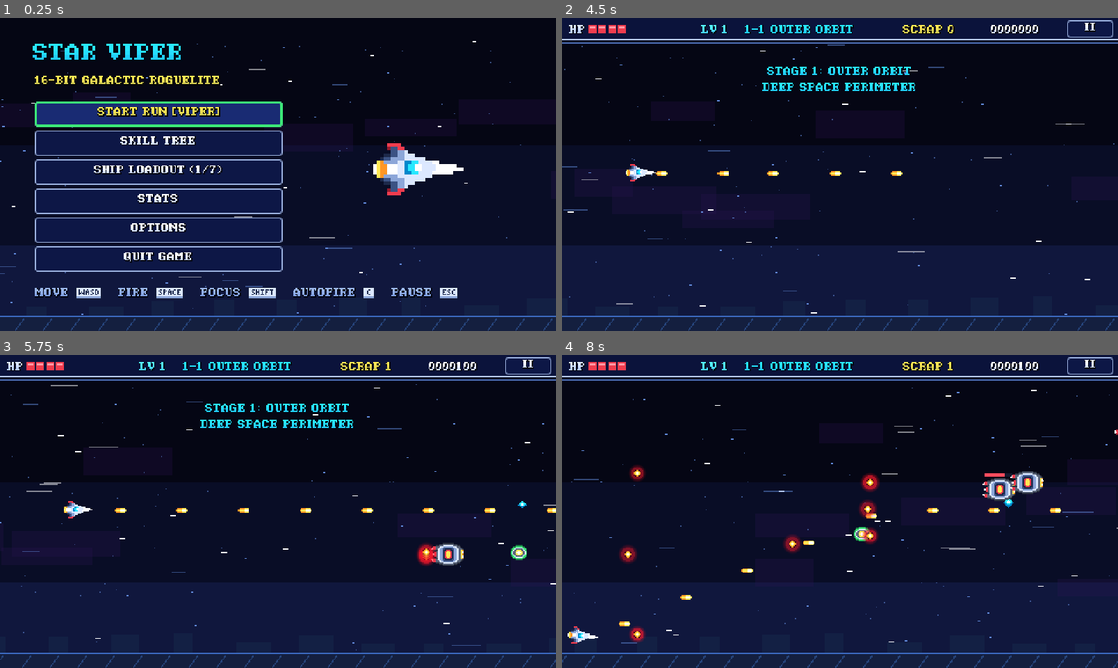
Above: before the commit, frames 1-4 (two rows, left to right).
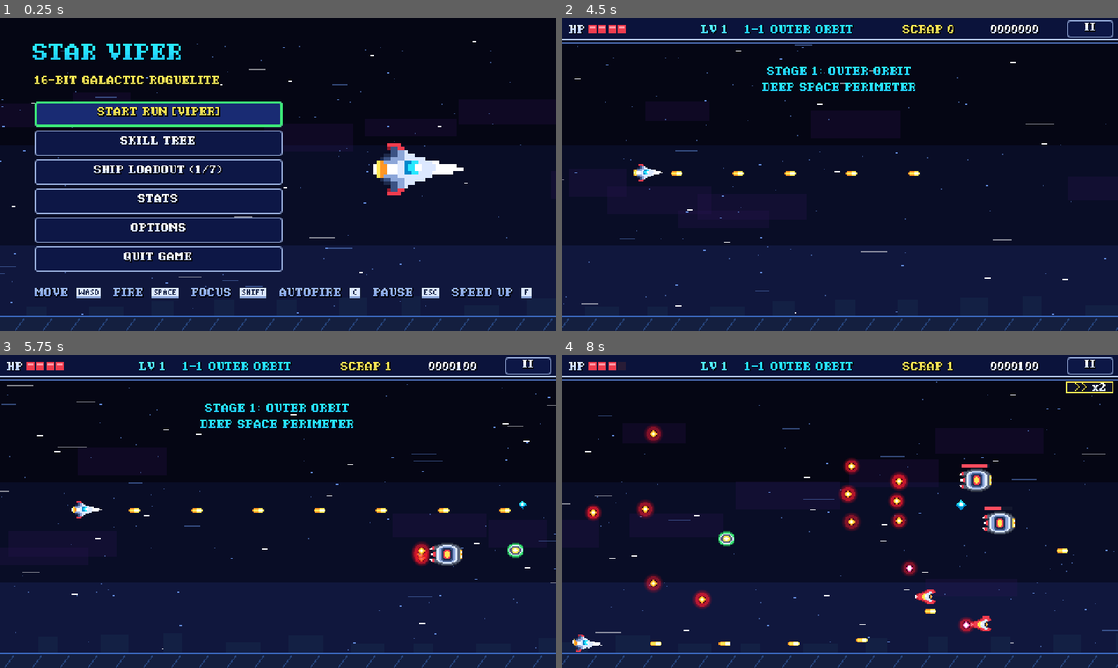
Above: after the commit, the same moments.

Repository: mwgit993/spacegame
Game: Godot game, scene res://scenes/main.tscn
Two runs of this game, one before a commit and one after it. Both use one fixed random seed, a clock stepped at 60 frames per second and the inputs below.
Inputs (mouse positions are in pixels of both pictures, inside the frame that each line leads up to):
- Up to frame 1 (0.25 s): no input
- Up to frame 2 (4.5 s): click "START RUN [VIPER]" at 0.5 s; tap Enter at 1.25 s; move the mouse to (962, 158) at 1.27 s; hold D 1.28-2 s; hold F 1.28-2 s; click (962, 158) at 1.42 s; tap Space at 1.52, 1.82 s; drag from (728, 190) to (812, 237) at 2.02 s; move the mouse to (895, 105) at 2.77 s; hold D 2.78-3.5 s; hold F 2.78-3.5 s; tap P at 2.85 s; click "II" at 3.5 s; click "RESUME" at 4.25 s
- Up to frame 3 (5.75 s): drag from (250, 574) to (77, 511) at 5.02 s
- Up to frame 4 (8 s): move the mouse to (1006, 558) at 5.77 s; hold A 5.78-6.5 s; hold F 5.78-6.5 s; tap Enter at 5.85 s; tap Space at 6.02, 6.32 s; drag from (673, 464) to (584, 511) at 6.52 s; move the mouse to (867, 511) at 7.27 s; hold S from 7.28 s (still down); hold F from 7.28 s (still down); tap 1 at 7.35 s; click (867, 511) at 7.42 s

The runs differ from the first frame. In frame 1, 1.5% of the frame differs, in the area x 20-96%, y 86-90%; in frame 2, 1.4%; in frame 3, 2.1%; in frame 4, 6.5%, in the area x 0-100%, y 2-100%.

Commit message:
Add a speed-up button: hold or toggle RT / F to play at 2x
Holding the right trigger (or F) runs the flight at 2x so strong ships can
blast through a stage. OPTIONS gets a SPEED UP row to switch between HOLD
(default) and TOGGLE; the choice is saved, and older saves load as HOLD.

- 2x is Engine.time_scale = 2 plus double physics ticks, only in PLAYING and
  the hyperspace jump. `state` now has a setter that drops to 1x on every
  other state (pause, draft, game over, retire, title, menus), so it can't
  get stuck. In TOGGLE mode the 2x carries on after a level-up draft but
  pausing or leaving the run turns it off.
- RT uses press/release hysteresis so a toggle flips once per pull. RT is no
  longer a fire button; A and X still fire.
- Shots move in _process, so at 2x they could skip over small hitboxes
  between overlap checks (rail vs scout: 95% of hits at 1x, 76% at 2x).
  While sped up, each shot adds a capsule over its path this frame, which
  restores 100% at 60 fps. 1x behaviour is unchanged.
- Vacuumed pickups use move_toward so they can't orbit the ship when one
  2x frame's pull is longer than the 13 px grab radius (seen at 30 fps).
- ">> x2" HUD badge under the pause button, "SPEED UP" in the title-screen
  controls legend, a `speed` prompt action (F key cap / RT glyph).
- Music and SFX keep normal tempo and pitch (checked).
- Smoke test covers hold, toggle, trigger hysteresis, every exit from flight,
  the shot sweep, the options row, and save/load including old saves.

Co-Authored-By: Claude Opus 5.5 <noreply@anthropic.com>
Claude-Session: https://claude.ai/code/session_01QzWfS8HhLXZgxrKCXtHNUQ

Diff:
--- a/scripts/autoload/input_prompts.gd
+++ b/scripts/autoload/input_prompts.gd
@@ -41,6 +41,7 @@
 	"fire": {"kbm": ["key_SPACE"], "pad": ["pad_a"]},
 	"focus": {"kbm": ["key_SHIFT"], "pad": ["pad_lb"]},
 	"autofire": {"kbm": ["key_C"], "pad": ["pad_y"]},
+	"speed": {"kbm": ["key_F"], "pad": ["pad_rt"]},
 }
 
 # 3x5 pixel font for key caps and small button labels (M, N and W are wider).
--- a/scripts/autoload/meta_save.gd
+++ b/scripts/autoload/meta_save.gd
@@ -40,6 +40,7 @@
 var default_autofire: bool = true
 var fullscreen_enabled: bool = false
 var touch_mode: int = 0 # 0 = AUTO (shows on touch), 1 = ALWAYS ON (phone/mouse test), 2 = OFF
+var speed_up_toggle: bool = false # Speed-up button (RT / F): false = HOLD for 2x, true = press to TOGGLE 2x
 
 # Rogue Legacy-style Skill Tree node levels & Fleet Loadout!
 var tree_levels: Dictionary = {"core_root": 1}
@@ -328,6 +329,7 @@
 		"default_autofire": default_autofire,
 		"fullscreen_enabled": fullscreen_enabled,
 		"touch_mode": touch_mode,
+		"speed_up_toggle": speed_up_toggle,
 		"selected_ship": selected_ship,
 		"tree_version": TREE_VERSION,
 		"tree_levels": tree_levels,
@@ -397,6 +399,7 @@
 	default_autofire = bool(data.get("default_autofire", true))
 	fullscreen_enabled = bool(data.get("fullscreen_enabled", false))
 	touch_mode = int(data.get("touch_mode", 0))
+	speed_up_toggle = bool(data.get("speed_up_toggle", false))
 
 	_init_default_tree()
 	# _init_default_tree() resets the ship, so restore the saved choice afterwards.
--- a/scripts/bullet.gd
+++ b/scripts/bullet.gd
@@ -49,6 +49,10 @@
 var _anim_timer: float = 0.0
 var _wave_base_pos: Vector2 = Vector2.ZERO
 var _wave_time: float = 0.0
+# Speed-up only: capsule covering the stretch flown this frame (see _update_sweep)
+var _sweep_node: CollisionShape2D = null
+var _sweep_shape: CapsuleShape2D = null
+var _sweep_back: Vector2 = Vector2.ZERO
 
 
 func setup(
@@ -122,6 +126,7 @@
 
 
 func _process(delta: float) -> void:
+	var prev_pos: Vector2 = global_position
 	if slow_timer > 0.0:
 		slow_timer -= delta
 		delta *= slow_factor
@@ -220,8 +225,42 @@
 		queue_free()
 		return
 
+	_update_sweep(prev_pos)
+
 	if global_position.x < -28.0 or global_position.x > 512.0 or global_position.y < 10.0 or global_position.y > 282.0:
 		queue_free()
+
+
+# Speed-up runs the clock at 2x, so a shot moves twice as far per frame and can jump clean over
+# a small hitbox between two overlap checks (movement happens in _process, so more physics ticks
+# don't help). While it's on, a capsule covering this frame's flight path closes that gap. At
+# normal speed the capsule stays off, so hits there are exactly as before.
+func _update_sweep(prev_pos: Vector2) -> void:
+	if Engine.time_scale <= 1.0:
+		if _sweep_node != null and not _sweep_node.disabled:
+			_sweep_node.disabled = true
+		return
+	if _sweep_node == null:
+		_sweep_shape = CapsuleShape2D.new()
+		_sweep_shape.radius = _shape_circle.radius
+		_sweep_shape.mid_height = 0.0
+		_sweep_node = CollisionShape2D.new()
+		_sweep_node.shape = _sweep_shape
+		add_child(_sweep_node)
+		_sweep_back = Vector2.ZERO
+	if _sweep_node.disabled:
+		_sweep_node.disabled = false
+	if _sweep_shape.radius != _shape_circle.radius:
+		_sweep_shape.radius = _shape_circle.radius
+	# Capsules run along local Y: stretch one from where the shot was to where it is now.
+	var back: Vector2 = to_local(prev_pos)
+	# A straight shot at a steady frame rate covers the same local stretch every frame, so skip
+	# the physics-server updates (most of this function's cost with 1000+ shots on screen).
+	if back.distance_squared_to(_sweep_back) < 0.04:
+		return
+	_sweep_back = back
+	_sweep_shape.mid_height = back.length()
+	_sweep_node.transform = Transform2D(back.angle() - PI * 0.5, back * 0.5)
 
 
 func _find_nearest_enemy(exclude_node: Node, skip_already_hit: bool = false) -> Node2D:
--- a/scripts/main.gd
+++ b/scripts/main.gd
@@ -377,7 +377,12 @@
 	},
 ]
 
-var state: State = State.TITLE
+# Every change goes through _on_state_changed(), so no way out of the flight can leave the
+# speed-up running.
+var state: State = State.TITLE:
+	set(value):
+		state = value
+		_on_state_changed()
 
 var starfield: StarfieldBg
 var world_root: Node2D
@@ -421,6 +426,19 @@
 var _opt_shake_btn: Button
 var _opt_touch_btn: Button
 var _opt_fullscreen_btn: Button
+var _opt_speed_btn: Button
+
+# Speed-up (RT / F): runs the flight at 2x, held or toggled per MetaSave.speed_up_toggle.
+const SPEED_UP_SCALE: float = 2.0
+# Trigger hysteresis: a pull counts once past PRESS and ends only below RELEASE, so a wobbly
+# half-pull can't flip TOGGLE mode twice.
+const SPEED_TRIGGER_PRESS: float = 0.55
+const SPEED_TRIGGER_RELEASE: float = 0.25
+var _speed_up_active: bool = false      # 2x currently applied to Engine.time_scale
+var _speed_toggle_on: bool = false      # TOGGLE mode: switched on by the last press
+var _speed_input_held: bool = false     # RT or F held on the previous update (edge detection)
+var _speed_trigger_down: bool = false   # RT inside its hysteresis "pressed" state
+var _base_physics_tps: int = 60
 
 # Analog stick UI navigation repeat timer
 var _joy_nav_cooldown: float = 0.0
@@ -495,6 +513,7 @@
 
 func _ready() -> void:
 	randomize()
+	_base_physics_tps = Engine.physics_ticks_per_second
 	MetaSave.apply_audio_and_display_settings()
 	_build_world()
 	_build_ui()
@@ -550,6 +569,8 @@
 	for s_idx: int in range(SkillTreeData.SHIPS.size()):
 		_select_loadout_slot(s_idx)
 		InputPrompts.set_gamepad(not InputPrompts.is_gamepad)
+	if not _smoke_check_speed_up():
+		smoke_ok = false
 	MetaSave.select_ship("neko")
 	_start_run()
 	_update_intro_warp(1.0)
@@ -685,6 +706,8 @@
 	player.invuln_timer = 0.0
 	player.take_player_hit()
 	MetaSave.reset_save()
+	if not _smoke_speed_is(false, "at the end of the smoke test"):
+		smoke_ok = false
 	if not smoke_ok:
 		push_error("STAR_VIPER_SMOKE_TEST_FAILED")
 		get_tree().quit(1)
@@ -740,6 +763,167 @@
 	return true
 
 
+# Speed-up button: HOLD and TOGGLE reach 2x only while flying, every way out of the flight drops
+# to 1x, a jittery trigger pull flips TOGGLE exactly once, shots sweep their path at 2x, and the
+# mode saves, loads, and defaults to HOLD for older saves.
+func _smoke_check_speed_up() -> bool:
+	var ok: bool = true
+	var saved_mode: bool = MetaSave.speed_up_toggle
+
+	# --- HOLD ---
+	MetaSave.speed_up_toggle = false
+	_start_run()
+	_update_speed_up(true, 0.0)
+	ok = _smoke_speed_is(false, "held during the intro warp") and ok
+	_update_intro_warp(1.0)
+	_update_intro_warp(1.0)
+	_update_speed_up(false, 0.0)
+	ok = _smoke_speed_is(false, "idle in flight") and ok
+	_update_speed_up(true, 0.0)
+	ok = _smoke_speed_is(true, "F held") and ok
+	var shot: GameBullet = player._spawn_player_bullet(Vector2(100.0, 120.0), Vector2(520.0, 0.0), 1.0, "bullet_rail", 0, false, 3.2)
+	shot._process(1.0 / 30.0)
+	if shot._sweep_node == null or shot._sweep_node.disabled or shot._sweep_shape.mid_height < 15.0:
+		push_error("SMOKE: speed-up: a 2x shot did not sweep its path")
+		ok = false
+	_update_speed_up(false, 0.0)
+	ok = _smoke_speed_is(false, "F released") and ok
+	shot._process(1.0 / 60.0)
+	if not shot._sweep_node.disabled:
+		push_error("SMOKE: speed-up: shot sweep still on at 1x")
+		ok = false
+	shot.queue_free()
+	_update_speed_up(false, 0.9)
+	ok = _smoke_speed_is(true, "RT pulled") and ok
+	_update_speed_up(false, 0.4)
+	ok = _smoke_speed_is(true, "RT eased back into the hysteresis band") and ok
+	_update_speed_up(false, 0.1)
+	ok = _smoke_speed_is(false, "RT released") and ok
+	_update_speed_up(true, 0.0)
+	_pause_game()
+	ok = _smoke_speed_is(false, "paused while held") and ok
+	_update_speed_up(true, 0.0)
+	ok = _smoke_speed_is(false, "held in the pause menu") and ok
+	_resume_game()
+	_update_speed_up(true, 0.0)
+	ok = _smoke_speed_is(true, "still held after resuming") and ok
+	_open_upgrade_draft()
+	ok = _smoke_speed_is(false, "level-up draft while held") and ok
+	_update_speed_up(true, 0.0)
+	ok = _smoke_speed_is(false, "held in the draft") and ok
+	_pick_draft_card(0)
+	_update_speed_up(true, 0.0)
+	ok = _smoke_speed_is(true, "still held after the draft") and ok
+	_begin_hyperspace_jump()
+	_update_speed_up(true, 0.0)
+	ok = _smoke_speed_is(true, "held during the hyperspace jump") and ok
+	_update_hyperspace(_hyper_duration + 0.5)
+	_update_speed_up(true, 0.0)
+	_on_player_died()
+	ok = _smoke_speed_is(false, "game over while held") and ok
+	_update_speed_up(true, 0.0)
+	ok = _smoke_speed_is(false, "held during the game-over delay") and ok
+	_enter_title()
+	_update_speed_up(false, 0.0)
+
+	# --- TOGGLE ---
+	MetaSave.speed_up_toggle = true
+	_start_run()
+	_update_intro_warp(1.0)
+	_update_intro_warp(1.0)
+	_update_speed_up(false, 0.0)
+	ok = _smoke_speed_is(false, "toggle idle") and ok
+	for t: float in [0.2, 0.6, 0.9, 0.5, 0.6, 0.35, 0.1, 0.0]:
+		_update_speed_up(false, t)
+	ok = _smoke_speed_is(true, "toggle after one jittery RT pull") and ok
+	for t: float in [0.7, 1.0, 0.3, 0.0]:
+		_update_speed_up(false, t)
+	ok = _smoke_speed_is(false, "toggle after a second RT pull") and ok
+	for k: bool in [true, true, true, false]:
+		_update_speed_up(k, 0.0)
+	ok = _smoke_speed_is(true, "toggle after one long F press") and ok
+	_open_upgrade_draft()
+	ok = _smoke_speed_is(false, "toggle in a level-up draft") and ok
+	_pick_draft_card(0)
+	_update_speed_up(false, 0.0)
+	ok = _smoke_speed_is(true, "toggle carries on after the draft") and ok
+	_pause_game()
+	ok = _smoke_speed_is(false, "toggle on pause") and ok
+	_resume_game()
+	_update_speed_up(false, 0.0)
+	ok = _smoke_speed_is(false, "toggle off after resuming") and ok
+	_update_speed_up(true, 0.0)
+	_update_speed_up(false, 0.0)
+	_pause_game()
+	_open_options_from_pause()
+	ok = _smoke_speed_is(false, "options opened from pause") and ok
+	_leave_options()
+	_retire_from_pause()
+	_update_speed_up(false, 0.0)
+	ok = _smoke_speed_is(false, "after retiring") and ok
+	_start_run()
+	_update_intro_warp(1.0)
+	_update_intro_warp(1.0)
+	_update_speed_up(true, 0.0)
+	ok = _smoke_speed_is(true, "toggled on in a new run") and ok
+	_enter_title()
+	ok = _smoke_speed_is(false, "back on the title screen") and ok
+	_update_speed_up(false, 0.0)
+	_update_speed_up(true, 0.0)
+	ok = _smoke_speed_is(false, "F pressed on the title screen") and ok
+	_update_speed_up(false, 0.0)
+
+	# --- OPTIONS row, save and load ---
+	_open_options_from_title()
+	_opt_speed_btn.pressed.emit()
+	if MetaSave.speed_up_toggle or not _opt_speed_btn.text.ends_with("HOLD"):
+		push_error("SMOKE: speed-up option row did not switch TOGGLE -> HOLD")
+		ok = false
+	_opt_speed_btn.pressed.emit()
+	if not MetaSave.speed_up_toggle or not _opt_speed_btn.text.ends_with("TOGGLE"):
+		push_error("SMOKE: speed-up option row did not switch HOLD -> TOGGLE")
+		ok = false
+	MetaSave.speed_up_toggle = false
+	MetaSave.load_game()
+	if not MetaSave.speed_up_toggle:
+		push_error("SMOKE: speed-up TOGGLE setting did not survive save + load")
+		ok = false
+	# A save written before this option existed must load as HOLD.
+	var save_r: FileAccess = FileAccess.open(MetaSave.SAVE_PATH, FileAccess.READ)
+	var save_data: Variant = JSON.parse_string(save_r.get_as_text()) if save_r != null else null
+	if save_r != null:
+		save_r.close()
+	var save_w: FileAccess = null
+	if typeof(save_data) == TYPE_DICTIONARY and (save_data as Dictionary).has("speed_up_toggle"):
+		save_w = FileAccess.open(MetaSave.SAVE_PATH, FileAccess.WRITE)
+	if save_w == null:
+		push_error("SMOKE: speed-up setting missing from the save file, or the save can't be rewritten")
+		ok = false
+	else:
+		(save_data as Dictionary).erase("speed_up_toggle")
+		save_w.store_string(JSON.stringify(save_data, "\t"))
+		save_w.close()
+		MetaSave.load_game()
+		if MetaSave.speed_up_toggle:
+			push_error("SMOKE: an old save without the speed-up setting did not default to HOLD")
+			ok = false
+	MetaSave.speed_up_toggle = saved_mode
+	MetaSave.save_game()
+	_leave_options()
+	return ok
+
+
+func _smoke_speed_is(want_fast: bool, what: String) -> bool:
+	var want_scale: float = SPEED_UP_SCALE if want_fast else 1.0
+	var want_tps: int = roundi(float(_base_physics_tps) * want_scale)
+	if _speed_up_active == want_fast and Engine.time_scale == want_scale and Engine.physics_ticks_per_second == want_tps:
+		return true
+	push_error("SMOKE: speed-up %s: expected %s, got time_scale %.1f and %d physics ticks" % [
+		what, "2x" if want_fast else "1x", Engine.time_scale, Engine.physics_ticks_per_second,
+	])
+	return false
+
+
 func _build_world() -> void:
 	starfield = StarfieldBg.new()
 	add_child(starfield)
@@ -911,8 +1095,8 @@
 	foot.size = Vector2(430.0, 16.0)
 	foot.text_color = Color("#9ab6e8")
 	foot.set_segments([
-		"MOVE ", {"act": "move"}, "   FIRE ", {"act": "fire"}, "   FOCUS ", {"act": "focus"},
-		"   AUTOFIRE ", {"act": "autofire"}, "   PAUSE ", {"act": "pause"},
+		"MOVE ", {"act": "move"}, "  FIRE ", {"act": "fire"}, "  FOCUS ", {"act": "focus"},
+		"  AUTOFIRE ", {"act": "autofire"}, "  PAUSE ", {"act": "pause"}, "  SPEED UP ", {"act": "speed"},
 	])
 	title_panel.add_child(foot)
 
@@ -1072,8 +1256,21 @@
 	)
 	options_panel.add_child(_opt_fullscreen_btn)
 
+	_opt_speed_btn = Button.new()
+	_opt_speed_btn.position = Vector2(50.0, 202.0)
+	_opt_speed_btn.size = Vector2(370.0, 23.0)
+	_style_menu_btn(_opt_speed_btn)
+	_opt_speed_btn.pressed.connect(func() -> void:
+		MetaSave.speed_up_toggle = not MetaSave.speed_up_toggle
+		_speed_toggle_on = false
+		MetaSave.save_game()
+		RetroSfx.play("ui", -7.0, 0.02)
+		_refresh_options_ui()
+	)
+	options_panel.add_child(_opt_speed_btn)
+
 	var reset_btn: Button = Button.new()
-	reset_btn.position = Vector2(50.0, 210.0)
+	reset_btn.position = Vector2(50.0, 229.0)
 	reset_btn.size = Vector2(158.0, 26.0)
 	reset_btn.text = "RESET SAVE"
 	_style_menu_btn(reset_btn, Color("#ff4c68"))
@@ -1085,7 +1282,7 @@
 	options_panel.add_child(reset_btn)
 
 	var back_btn: Button = Button.new()
-	back_btn.position = Vector2(284.0, 210.0)
+	back_btn.position = Vector2(284.0, 229.0)
 	back_btn.size = Vector2(136.0, 26.0)
 	back_btn.text = "BACK"
 	_style_menu_btn(back_btn)
@@ -2146,6 +2343,61 @@
 	GenesisMusic.set_paused_duck(false)
 
 
+# Called by the `state` setter on every change: 2x only runs while flying (PLAYING or the
+# hyperspace jump), so pause, drafts, game over, retire, title and every menu drop to 1x.
+func _on_state_changed() -> void:
+	var flying: bool = state == State.PLAYING or state == State.HYPERSPACE
+	if not flying:
+		_set_speed_up(false)
+	# A TOGGLE-mode 2x carries on after a level-up draft (drafts pop up on their own), but
+	# pausing or leaving the run switches it off.
+	if not flying and state != State.DRAFT:
+		_speed_toggle_on = false
+
+
+# Strongest right trigger across all pads (0..1).
+func _read_speed_trigger() -> float:
+	var strongest: float = 0.0
+	for pad: int in Input.get_connected_joypads():
+		strongest = maxf(strongest, Input.get_joy_axis(pad, JOY_AXIS_TRIGGER_RIGHT))
+	return strongest
+
+
+# Runs every frame with the raw speed-up inputs (F key, right trigger). The smoke test calls it
+# directly with fake values.
+func _update_speed_up(key_held: bool, trigger: float) -> void:
+	if _speed_trigger_down:
+		_speed_trigger_down = trigger > SPEED_TRIGGER_RELEASE
+	else:
+		_speed_trigger_down = trigger >= SPEED_TRIGGER_PRESS
+	var held: bool = key_held or _speed_trigger_down
+	var just_pressed: bool = held and not _speed_input_held
+	_speed_input_held = held
+	var flying: bool = state == State.PLAYING or state == State.HYPERSPACE
+	if not MetaSave.speed_up_toggle:
+		_speed_toggle_on = false
+		_set_speed_up(flying and held)
+		return
+	if just_pressed and flying:
+		_speed_toggle_on = not _speed_toggle_on
+	_set_speed_up(flying and _speed_toggle_on)
+
+
+func _set_speed_up(on: bool) -> void:
+	var time_scale_val: float = SPEED_UP_SCALE if on else 1.0
+	# Physics here only checks Area2D overlaps. Raising its tick rate with the clock keeps those
+	# checks at 60 per game second on displays faster than 60 Hz. Fast shots are handled by
+	# GameBullet._update_sweep, because they move in _process and extra ticks can't see them.
+	var tps: int = roundi(float(_base_physics_tps) * time_scale_val)
+	if on == _speed_up_active and Engine.time_scale == time_scale_val and Engine.physics_ticks_per_second == tps:
+		return
+	_speed_up_active = on
+	Engine.time_scale = time_scale_val
+	Engine.physics_ticks_per_second = tps
+	if hud_bar != null:
+		hud_bar.queue_redraw()
+
+
 func _enter_title() -> void:
 	_unfreeze_world()
 	state = State.TITLE
@@ -2218,6 +2470,7 @@
 	var t_names: Array[String] = ["AUTO (PHONE/TABLET)", "ALWAYS ON", "OFF"]
 	_opt_touch_btn.text = "TOUCH CONTROLS:    %s" % t_names[clampi(MetaSave.touch_mode, 0, 2)]
 	_opt_fullscreen_btn.text = "DISPLAY MODE:      %s" % ("FULLSCREEN" if MetaSave.fullscreen_enabled else "WINDOWED")
+	_opt_speed_btn.text = "SPEED UP:          %s" % ("TOGGLE" if MetaSave.speed_up_toggle else "HOLD")
 
 
 func _adjust_music(delta_vol: float) -> void:
@@ -2506,6 +2759,8 @@
 
 
 func _process(delta: float) -> void:
+	_update_speed_up(Input.is_physical_key_pressed(KEY_F), _read_speed_trigger())
+
 	if state != State.PAUSED and _banner_timer > 0.0:
 		_banner_timer -= delta
 		if _banner_timer <= 0.0:
@@ -3203,6 +3458,15 @@
 				hud_bar.draw_line(Vector2(105.0, bar_y), Vector2(105.0, bar_y + 9.0), Color("#dce6ff"), 1.0)
 				break
 
+	# --- 1c) Speed-up ">> x2" badge, under the pause button and clear of the boss gauge ---
+	if _speed_up_active:
+		var ff_box: Rect2 = Rect2(436.0, 24.0, 40.0, 9.0)
+		hud_bar.draw_rect(ff_box, Color("#0b1029"))
+		hud_bar.draw_rect(ff_box, Color("#ffe854"), false, 1.0)
+		var arrows_lit: bool = (Time.get_ticks_msec() / 250) % 2 == 0
+		hud_bar.draw_string(font, Vector2(442.0, 32.0), ">>", HORIZONTAL_ALIGNMENT_LEFT, -1, FONT_SZ, Color("#ffe854") if arrows_lit else Color("#ff9624"))
+		hud_bar.draw_string(font, Vector2(458.0, 32.0), "x2", HORIZONTAL_ALIGNMENT_LEFT, -1, FONT_SZ, Color.WHITE)
+
 	# --- 2) Virtual Touch Thumbstick Feedback Ring ---
 	if player.is_touch_dragging():
 		var orig: Vector2 = player.get_touch_origin()
--- a/scripts/pickup.gd
+++ b/scripts/pickup.gd
@@ -47,12 +47,14 @@
 			return
 		elif force_vacuum:
 			velocity = to_player.normalized() * 480.0
-			global_position += velocity * delta
+			# move_toward stops on the ship instead of overshooting it: with the 2x speed-up on a
+			# slow frame, one frame's pull can be longer than the whole 13 px grab circle.
+			global_position = global_position.move_toward(player_ref.global_position, 480.0 * delta)
 			return
 		elif dist < mag_radius:
 			var pull_strength: float = lerpf(165.0, 390.0, 1.0 - (dist / mag_radius))
 			velocity = to_player.normalized() * pull_strength
-			global_position += velocity * delta
+			global_position = global_position.move_toward(player_ref.global_position, pull_strength * delta)
 			return
 
 	velocity.y = lerpf(velocity.y, sin(_bob_phase) * 14.0, 4.5 * delta)
--- a/scripts/player.gd
+++ b/scripts/player.gd
@@ -482,11 +482,8 @@
 		):
 			joy_focus = true
 
-		if (
-			Input.is_joy_button_pressed(pad_id, JOY_BUTTON_A)
-			or Input.is_joy_button_pressed(pad_id, JOY_BUTTON_X)
-			or Input.get_joy_axis(pad_id, JOY_AXIS_TRIGGER_RIGHT) > 0.35
-		):
+		# RT is the speed-up button (main.gd), not fire.
+		if Input.is_joy_button_pressed(pad_id, JOY_BUTTON_A) or Input.is_joy_button_pressed(pad_id, JOY_BUTTON_X):
 			joy_fire = true
 
 		if Input.is_joy_button_pressed(pad_id, JOY_BUTTON_Y):
Not shown, changed: CLAUDE.md
Not shown, changed: PROJECT_CONTEXT.md
